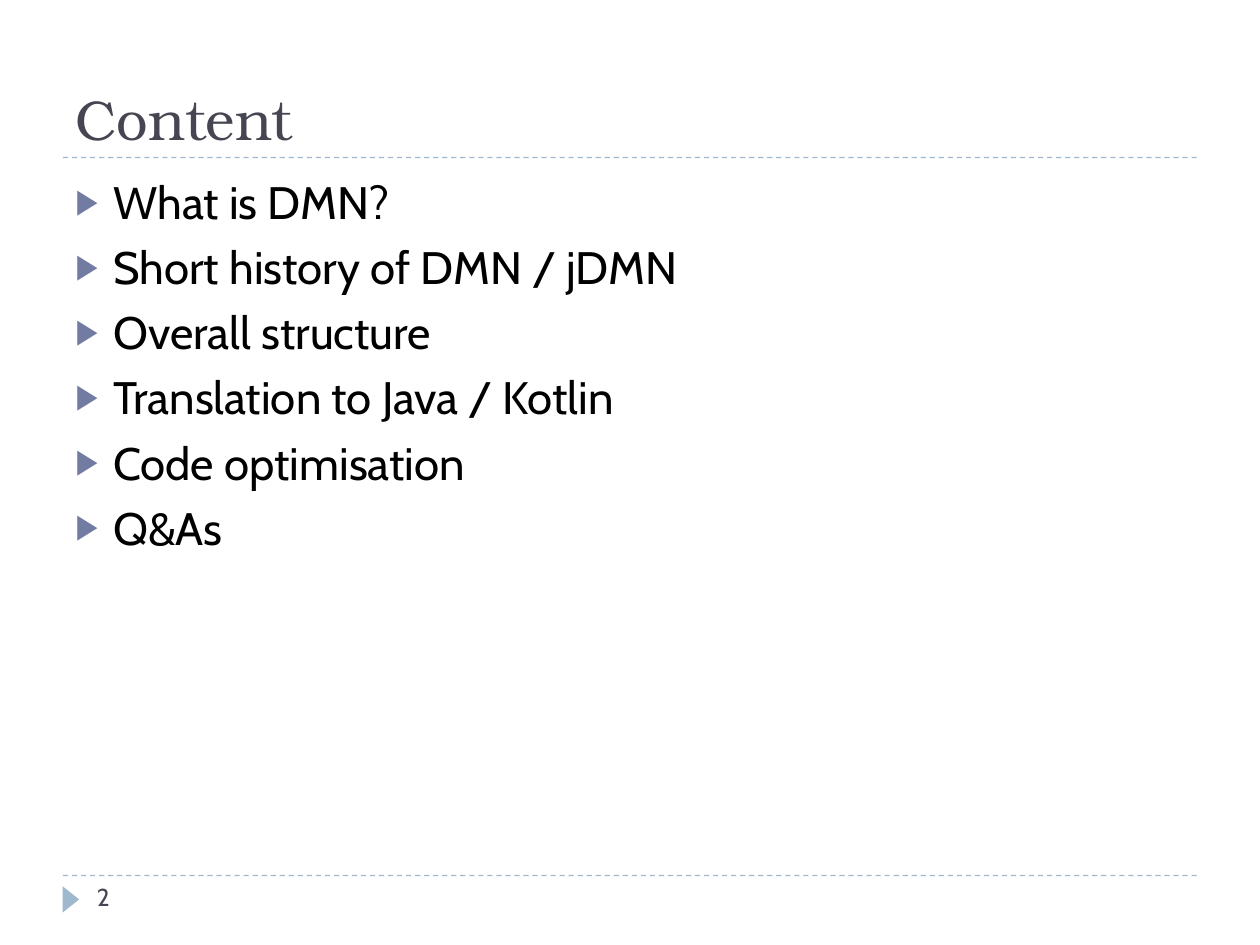
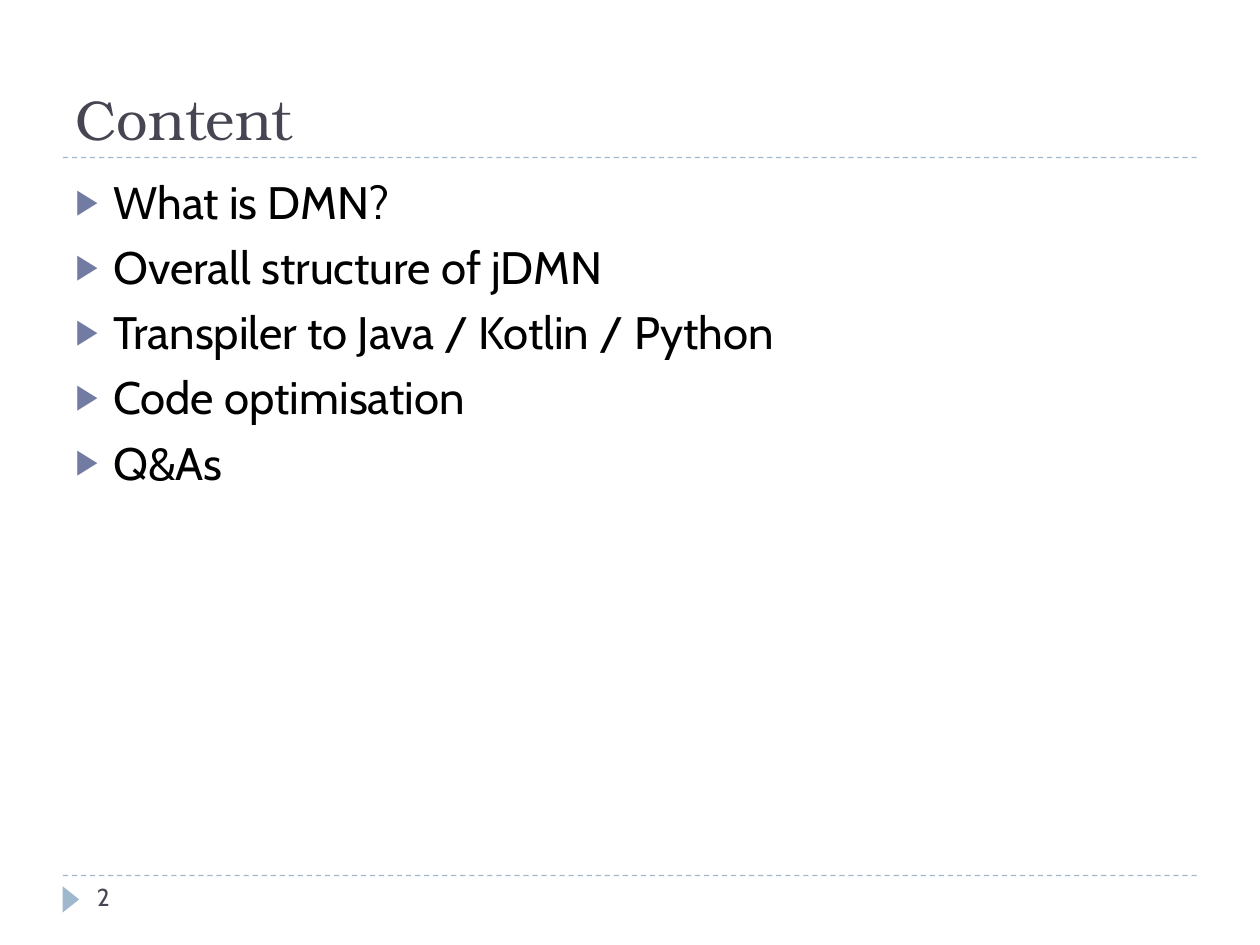
Before and after one commit to goldmansachs/jdmn, a slide deck: slide 2 of docs/jDMN.pptx. Drawn at 1260x945 pixels with LibreOffice and Linux fonts; fonts in the diff are those of the drawing. Boxes give left, top, right and bottom in pixels: in the first picture for what was removed or moved away, otherwise in the second. Text is boxed around its words. In the diff, an @@ line names an element or a change of style, - is before the commit and + after.

Commit message:
Documentation: Add overall documentation

```diff
--- a/docs/jDMN.pptx
+++ b/docs/jDMN.pptx
@@ text at (113, 250, 773, 360): text changed @@
-▶ Short history of DMN / jDMN
-▶ Overall structure
-▶ Translation to Java / Kotlin
+▶ Overall structure of jDMN
+▶ Transpiler to Java / Kotlin / Python
```
Also in this commit, not shown: 5 other slides changed, 4 slides added, 3 slides removed, 2 other files.
